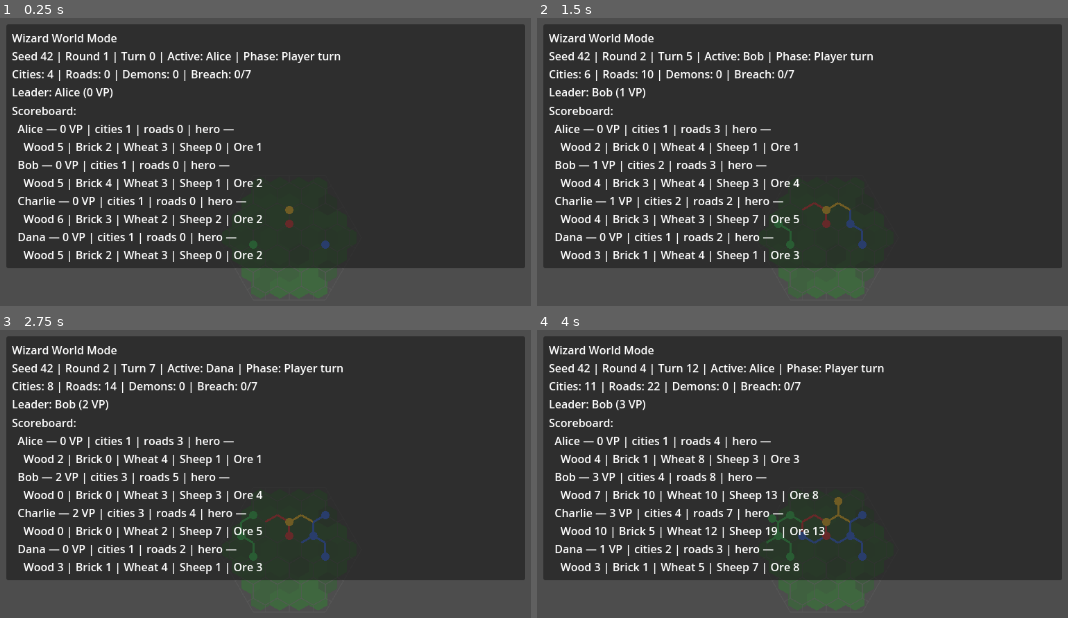
Above: before the commit, frames 1-4 (two rows, left to right).
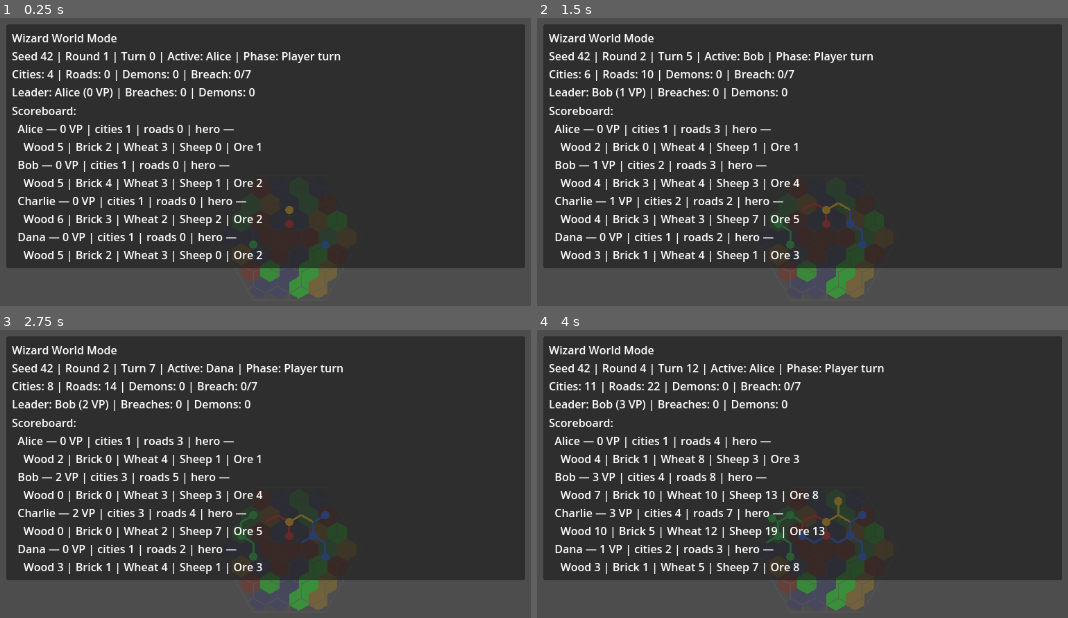
Above: after the commit, the same moments.

Repository: Joesalmon1985/Gods-and-Wizards
Game: Godot game, scene res://run_modes/strategic_2d_mode.tscn
Two runs of this game, one before a commit and one after it. Both use one fixed random seed, a clock stepped at 60 frames per second and the inputs below. This scene is started directly instead of the project's main scene.
Inputs:
- Up to frame 1 (0.25 s): no input
- Up to frame 2 (1.5 s): tap Enter (ui_accept) at 0.5, 0.77, 1.25 s; hold D 0.53-1.28 s; tap N at 0.6 s; hold S from 1.28 s (still down); tap Space at 1.35 s
- Up to frame 3 (2.75 s): tap Enter (ui_accept) at 1.52, 2 s; release S at 2.03 s; hold D from 2.03 s (still down); tap R at 2.1 s
- Up to frame 4 (4 s): tap Enter (ui_accept) at 2.75, 3.02, 3.5, 3.77 s; release D at 2.78 s; hold W 2.78-3.53 s; tap H at 2.85 s; hold A from 3.53 s (still down); tap N at 3.6 s

The runs differ from the first frame. In frame 1, 1.8% of the frame differs, in the area x 22-64%, y 24-98%; in frame 2, 1.8%, in the area x 21-64%, y 24-98%; in frame 3, 1.8%; in frame 4, 1.8%.

Commit message:
M25: improve read-only 2D strategic board state display
Co-authored-by: Cursor <cursoragent@cursor.com>

Diff:
--- a/godot_game/integration/board_world_mapper.gd
+++ b/godot_game/integration/board_world_mapper.gd
@@ -17,6 +17,7 @@
 		"active_player_name": _active_player_name(state),
 		"player_turn_hint": state.active_player_index,
 		"breach_count": state.breach_count,
+		"total_demons": _total_demons(state),
 		"game_finished": state.game_finished,
 		"winner_id": state.winner_id,
 		"recent_events": _recent_event_summaries(recent_events, state),
@@ -52,14 +53,19 @@
 		var tile := state.board.get_tile(coord)
 		var world := hex_to_world(coord)
 		var max_chance := 0
+		var dominant_resource := ""
 		for resource in ResourceType.all():
-			max_chance = maxi(max_chance, tile.get_production_chance(resource))
+			var chance := tile.get_production_chance(resource)
+			max_chance = maxi(max_chance, chance)
+			if chance >= max_chance and chance > 0:
+				dominant_resource = ResourceType.to_key(resource)
 		hexes.append({
 			"id": coord.to_key(),
 			"q": coord.q,
 			"r": coord.r,
 			"world": {"x": world.x, "y": world.y, "z": world.z},
 			"max_production_chance": max_chance,
+			"dominant_resource": dominant_resource,
 		})
 	return hexes
 
@@ -102,6 +108,7 @@
 			"id": "city:%s" % city.vertex.to_key(),
 			"node_id": city.vertex.to_key(),
 			"player_id": city.player_id,
+			"development_id": city.development_id,
 		})
 	return cities
 
@@ -162,3 +169,10 @@
 		return []
 	var start := maxi(0, events.size() - 30)
 	return EventSummary.summarize_events(events.slice(start), state)
+
+
+static func _total_demons(state: GameState) -> int:
+	var total := 0
+	for key in state.demon_counts_by_node.keys():
+		total += int(state.demon_counts_by_node[key])
+	return total
--- a/godot_game/run_modes/strategic_2d_mode.gd
+++ b/godot_game/run_modes/strategic_2d_mode.gd
@@ -40,6 +40,11 @@
 		_board_view.sync_from_snapshot(snapshot)
 	var summary := GameStateSummary.build(_session.state, _session)
 	if _header_label != null:
-		_header_label.text = GameStateSummary.format_header(summary)
+		var header := GameStateSummary.format_header(summary)
+		header += " | Breaches: %d | Demons: %d" % [
+			int(snapshot.get("breach_count", 0)),
+			int(snapshot.get("total_demons", 0)),
+		]
+		_header_label.text = header
 	if _scoreboard_label != null:
 		_scoreboard_label.text = GameStateSummary.format_scoreboard(summary)
--- a/godot_game/tests/test_board_world_mapper.gd
+++ b/godot_game/tests/test_board_world_mapper.gd
@@ -45,6 +45,13 @@
 	for entry in snapshot.get("cities", []):
 		var node_id: String = entry.get("node_id", "")
 		test_assert.check(state.cities_by_vertex.has(node_id), "city visual should map to core city node")
+		if str(entry.get("development_id", "")) != "":
+			var city: City = state.cities_by_vertex[node_id]
+			test_assert.eq(
+				entry.get("development_id", ""),
+				city.development_id,
+				"snapshot should expose city development_id"
+			)
 
 	for entry in snapshot.get("roads", []):
 		var edge_id: String = entry.get("edge_id", "")
--- a/godot_game/tests/test_strategic_board_view.gd
+++ b/godot_game/tests/test_strategic_board_view.gd
@@ -27,6 +27,7 @@
 static func _test_snapshot_render_deterministic(test_assert: TestAssert) -> void:
 	var session := BotGameSession.start_four_player(11)
 	var snapshot := BoardWorldMapper.build_snapshot(session.state, session.events)
+	test_assert.check(snapshot.has("total_demons"), "snapshot should expose total_demons for threat overlay")
 	var view_a := StrategicBoardView.new()
 	var view_b := StrategicBoardView.new()
 	view_a.sync_from_snapshot(snapshot)
--- a/godot_game/ui/board/strategic_board_view.gd
+++ b/godot_game/ui/board/strategic_board_view.gd
@@ -33,7 +33,7 @@
 		var r: int = entry.get("r", 0)
 		var center := _axial_to_pixel(HexCoord.new(q, r))
 		var chance: int = entry.get("max_production_chance", 0)
-		var fill := Color(0.15, 0.25 + float(chance) / 9.0 * 0.35, 0.15, 0.35)
+		var fill := _hex_fill_for_resource(str(entry.get("dominant_resource", "")), chance)
 		_draw_hex_polygon(center, fill)
 
 
@@ -56,6 +56,26 @@
 			continue
 		var player_id: int = entry.get("player_id", -1)
 		draw_circle(center, 6.0, BoardWorldMapper.player_color(player_id))
+		var development_id: String = entry.get("development_id", "")
+		if development_id != "":
+			draw_circle(center + Vector2(5, -5), 3.0, Color(0.95, 0.85, 0.25))
+
+
+func _hex_fill_for_resource(resource_key: String, chance: int) -> Color:
+	var intensity := 0.25 + float(chance) / 9.0 * 0.35
+	match resource_key:
+		"wood":
+			return Color(0.12, 0.35 + intensity, 0.12, 0.4)
+		"brick":
+			return Color(0.45 + intensity * 0.2, 0.18, 0.12, 0.4)
+		"wheat":
+			return Color(0.55 + intensity * 0.2, 0.5, 0.12, 0.4)
+		"sheep":
+			return Color(0.2, 0.55 + intensity * 0.2, 0.25, 0.4)
+		"ore":
+			return Color(0.25, 0.25, 0.35 + intensity * 0.2, 0.4)
+		_:
+			return Color(0.15, 0.25 + intensity, 0.15, 0.35)
 
 
 func _draw_heroes(heroes: Array) -> void:
